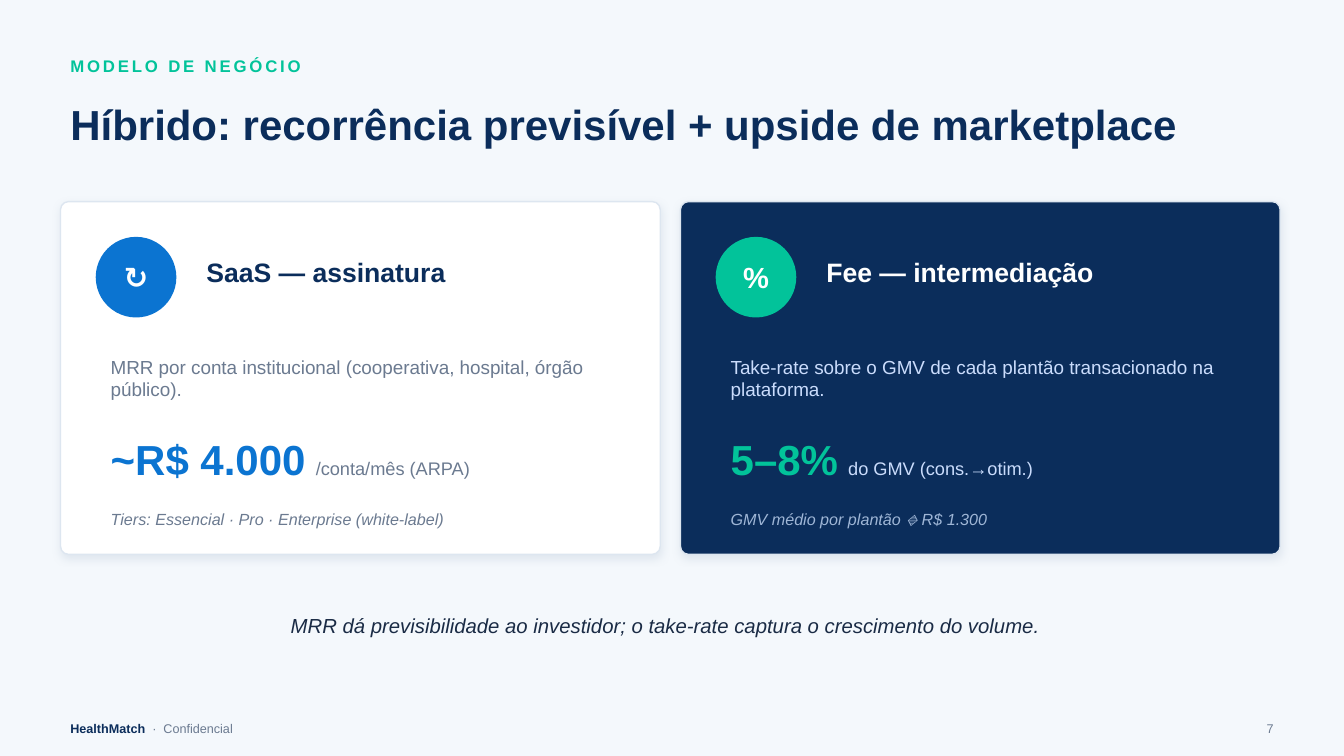
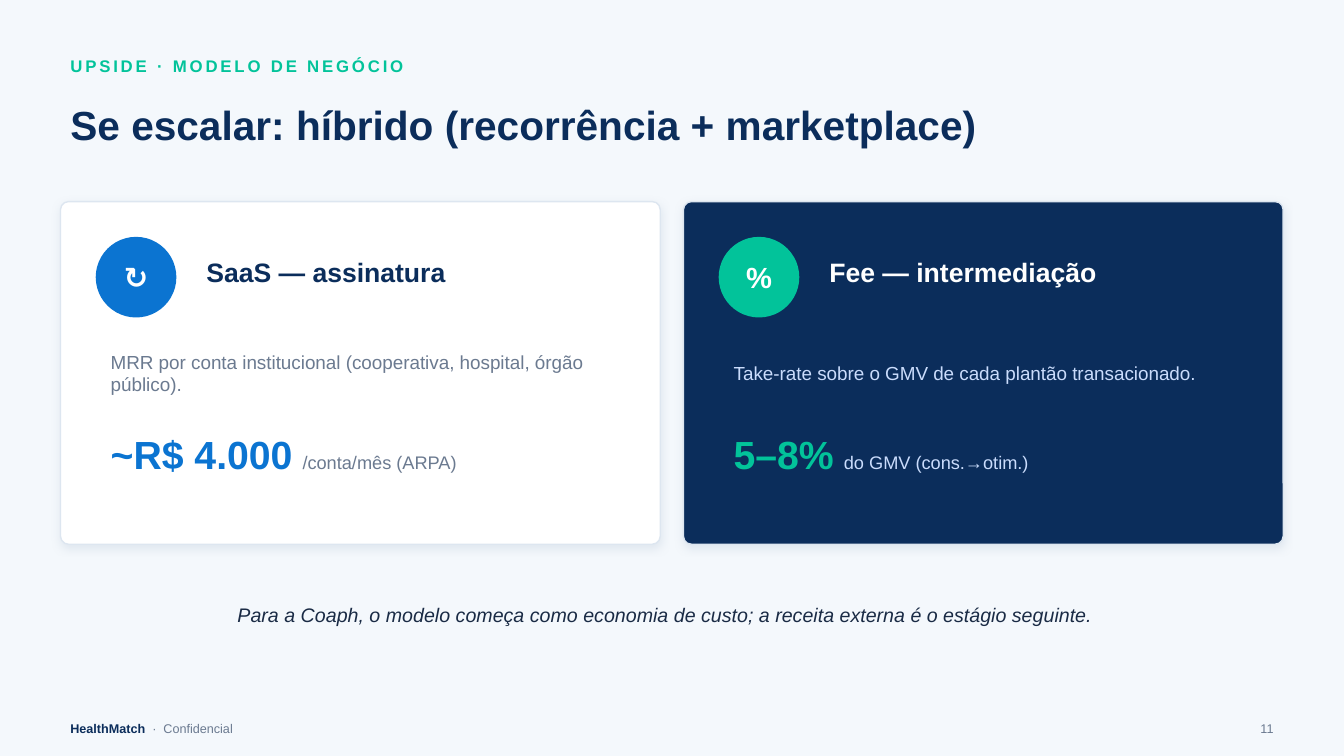
Before and after one commit to danielsmonteiro/conecta, a slide deck: slide 11 of business-plan/HealthMatch_Pitch_Deck.pptx (slide 7 before the commit). Drawn at 1344x756 pixels with LibreOffice and Linux fonts; fonts in the diff are those of the drawing. Boxes give left, top, right and bottom in pixels: in the first picture for what was removed or moved away, otherwise in the second. Text is boxed around its words. In the diff, an @@ line names an element or a change of style, - is before the commit and + after.

```diff
--- a/business-plan/HealthMatch_Pitch_Deck.pptx
+++ b/business-plan/HealthMatch_Pitch_Deck.pptx
@@ text at (70,58,403,72): text changed @@
-MODELO DE NEGÓCIO
+UPSIDE · MODELO DE NEGÓCIO
@@ text at (70,109,976,147): text changed; size 30 to 29 pt @@
-Híbrido: recorrência previsível + upside de marketplace
+Se escalar: híbrido (recorrência + marketplace)
@@ rounded rectangle: place and size @@
-rounded rectangle at (60,202,660,555)
+rounded rectangle at (60,202,660,544)
@@ rounded rectangle at (60,202,660,544): proportions changed @@
@@ rounded rectangle at (684,202,1284,544): proportions changed @@
@@ rounded rectangle: place and size @@
-rounded rectangle at (681,202,1280,555)
+rounded rectangle at (684,202,1284,544)
@@ text "MRR por conta institucional (cooperativa, ...": place and size @@
-text "MRR por conta institucional (cooperativa, ..." at (111,360,583,400)
+text "MRR por conta institucional (cooperativa, ..." at (111,355,583,395)
@@ text at (734,366,1195,384): text changed @@
-Take-rate sobre o GMV de cada plantão transacionado na plataforma.
+Take-rate sobre o GMV de cada plantão transacionado.
@@ text "~R$ 4.000 /conta/mês (ARPA)" at (111,440,456,473): size 30 to 28 pt in "~R$ 4.000" @@
@@ text "5–8% do GMV (cons.→otim.)" at (734,441,1029,473): size 30 to 28 pt in "5–8%" @@
@@ text removed at (111,513,444,529) @@
-Tiers: Essencial · Pro · Enterprise (white-label)
@@ text removed at (731,513,987,529) @@
-GMV médio por plantão 🔹 R$ 1.300
@@ text added at (237,607,1092,626), 14 pt, text #1A2B45, italic @@
+Para a Coaph, o modelo começa como economia de custo; a receita externa é o estágio seguinte.
@@ text removed at (291,618,1039,638) @@
-MRR dá previsibilidade ao investidor; o take-rate captura o crescimento do volume.
@@ text at (1260,724,1273,733): text changed @@
-7
+11
```
Also in this commit, not shown: 7 other slides changed, 8 slides added, 6 slides removed, 10 other files.
